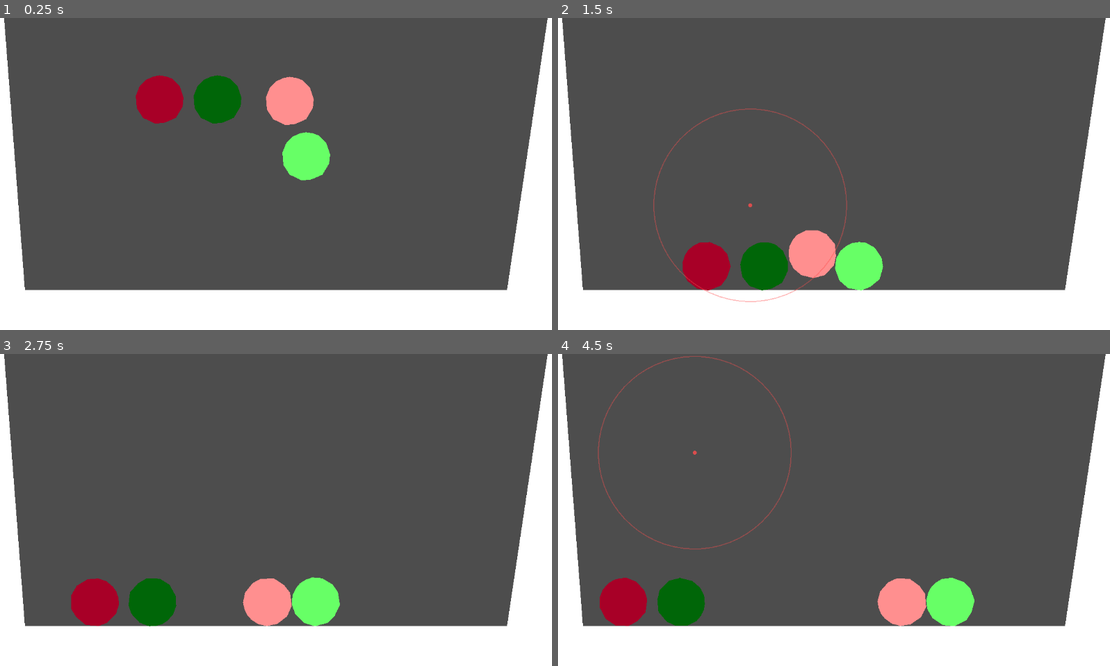
Above: before the commit, frames 1-4 (two rows, left to right).
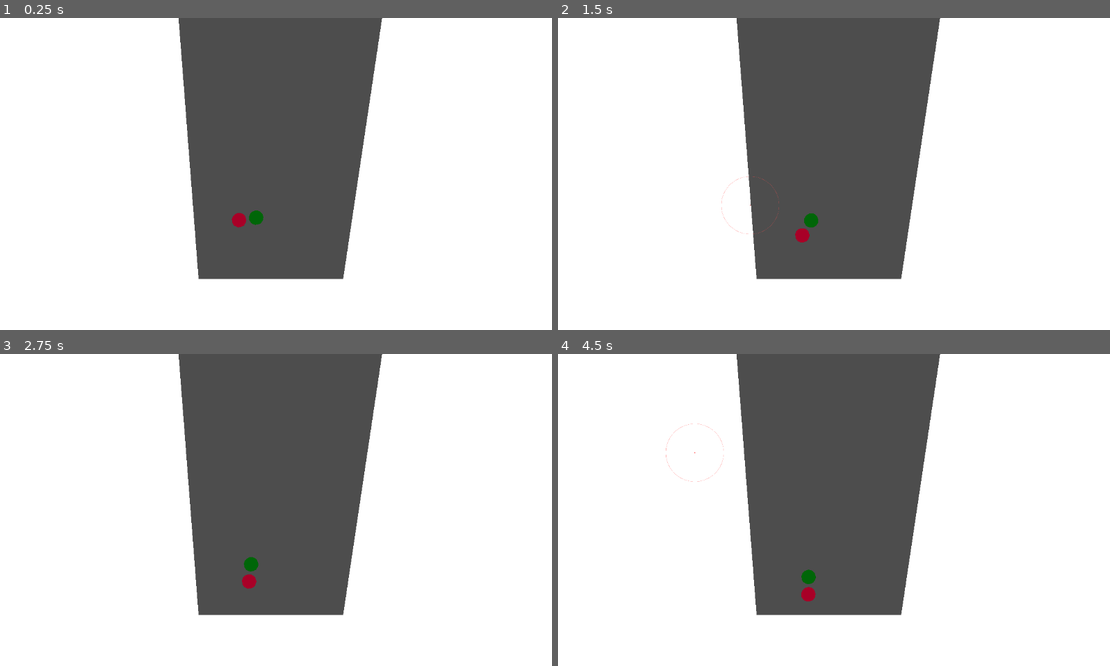
Above: after the commit, the same moments.

Repository: aeriab/testing-joints
Game: Godot game, scene res://game.tscn
Same seed, same stepped clock (60 frames per second), same inputs: the game is played once before the commit and once after it.
Inputs (mouse positions are in pixels of both pictures, inside the frame that each line leads up to):
- Up to frame 1 (0.25 s): no input
- Up to frame 2 (1.5 s): move the mouse to (955, 158) at 0.52 s; click (955, 158) at 0.6 s; drag from (723, 189) to (806, 236) at 1.27 s
- Up to frame 3 (2.75 s): move the mouse to (331, 441) at 2.02 s; click (331, 441) at 2.1 s
- Up to frame 4 (4.5 s): drag from (806, 572) to (668, 463) at 2.77 s; move the mouse to (999, 556) at 3.52 s; click (999, 556) at 3.6 s; drag from (668, 463) to (751, 432) at 4.27 s

The runs differ from the first frame. In frame 1, 58% of the frame differs, in the area x 0-100%, y 0-88%; in frame 2, 58%; in frame 3, 57%; in frame 4, 56%.

Commit message:
set sped limit which isnt absolute

Diff:
--- a/Ball.gd
+++ b/Ball.gd
@@ -1,2 +1,26 @@
 class_name Ball
 extends RigidBody2D
+
+@export var max_speed: float = 800.0
+@export var max_angular_speed: float = 800.0
+
+
+func _integrate_forces(state: PhysicsDirectBodyState2D) -> void:
+	# 1. Collect all forces: Gravity + any apply_force() calls from other scripts
+	# F = ma -> a = F/m. We add (Acceleration * delta) to velocity.
+	var total_force_accel = (state.total_gravity + (state.get_constant_force() / mass))
+	state.linear_velocity += total_force_accel * state.step
+
+	# 2. Manually apply Damping (Drag)
+	state.linear_velocity *= clamp(1.0 - state.step * linear_damp, 0, 1)
+	state.angular_velocity *= clamp(1.0 - state.step * angular_damp, 0, 1)
+
+	# 3. THE ABSOLUTE CLAMP
+	# By doing this LAST and without calling state.integrate_forces(),
+	# nothing can override this value before the physics step finishes.
+	state.linear_velocity = state.linear_velocity.limit_length(max_speed)
+	state.angular_velocity = clamp(state.angular_velocity, -max_angular_speed, max_angular_speed)
+
+	# 4. Clear the forces so they don't compound infinitely
+	state.set_constant_force(Vector2.ZERO)
+	state.set_constant_torque(0.0)
--- a/game.tscn
+++ b/game.tscn
@@ -4,6 +4,7 @@
 [ext_resource type="PackedScene" uid="uid://dllos1dw65cl7" path="res://ball.tscn" id="2_e2o6t"]
 [ext_resource type="Script" uid="uid://f6j5hbntab62" path="res://damped_spring_joint_2d.gd" id="3_7jktm"]
 [ext_resource type="Script" uid="uid://geihme4ku2yh" path="res://move_static_body_2d_2.gd" id="3_feb5d"]
+[ext_resource type="Script" uid="uid://bah8jc41ddcu4" path="res://Ball.gd" id="4_eow3j"]
 [ext_resource type="Script" uid="uid://d3tattyyqyiuy" path="res://magic_force.gd" id="4_fc0e3"]
 [ext_resource type="PackedScene" uid="uid://dxj85me75a643" path="res://rope_joint.tscn" id="4_ryrav"]
 
@@ -44,6 +45,8 @@
 polygon = PackedVector2Array(-150, 0, 0, 0, 3189, 0, 3189, 1851, -4639, 1766, -4647, 1)
 
 [node name="Camera2D" type="Camera2D" parent="." unique_id=475873295]
+position = Vector2(13, -485)
+zoom = Vector2(0.3, 0.3)
 
 [node name="SpawnRigidBodies" type="Node2D" parent="." unique_id=1480068635]
 process_mode = 4
@@ -51,9 +54,13 @@
 ball_scene = ExtResource("2_e2o6t")
 
 [node name="GroupWithJoint" type="Node2D" parent="." unique_id=358781970]
-position = Vector2(29, -180)
+process_mode = 4
+position = Vector2(3022, -651)
 
 [node name="RigidBody2D" type="RigidBody2D" parent="GroupWithJoint" unique_id=744953896 groups=["physics_bodies"]]
+script = ExtResource("4_eow3j")
+max_speed = 1.0
+max_angular_speed = 1.0
 
 [node name="CollisionShape2D" type="CollisionShape2D" parent="GroupWithJoint/RigidBody2D" unique_id=705562412]
 shape = SubResource("CircleShape2D_mwb40")
@@ -64,6 +71,9 @@
 
 [node name="RigidBody2D2" type="RigidBody2D" parent="GroupWithJoint" unique_id=248071308 groups=["physics_bodies"]]
 position = Vector2(34, 115)
+script = ExtResource("4_eow3j")
+max_speed = 1.0
+max_angular_speed = 1.0
 
 [node name="CollisionShape2D" type="CollisionShape2D" parent="GroupWithJoint/RigidBody2D2" unique_id=451153072]
 shape = SubResource("CircleShape2D_mwb40")
@@ -89,6 +99,10 @@
 position = Vector2(-241, -183)
 
 [node name="RigidBody2D" type="RigidBody2D" parent="GroupWithJoint2" unique_id=1688401346 groups=["physics_bodies"]]
+custom_integrator = true
+script = ExtResource("4_eow3j")
+max_speed = 100.0
+max_angular_speed = 100.0
 
 [node name="CollisionShape2D" type="CollisionShape2D" parent="GroupWithJoint2/RigidBody2D" unique_id=710636012]
 shape = SubResource("CircleShape2D_mwb40")
@@ -99,6 +113,10 @@
 
 [node name="RigidBody2D2" type="RigidBody2D" parent="GroupWithJoint2" unique_id=1559712613 groups=["physics_bodies"]]
 position = Vector2(120, 0)
+custom_integrator = true
+script = ExtResource("4_eow3j")
+max_speed = 1.0
+max_angular_speed = 1.0
 
 [node name="CollisionShape2D" type="CollisionShape2D" parent="GroupWithJoint2/RigidBody2D2" unique_id=1031523614]
 shape = SubResource("CircleShape2D_mwb40")
@@ -138,4 +156,4 @@
 
 [node name="MagicForce" type="Node2D" parent="." unique_id=1798878521]
 script = ExtResource("4_fc0e3")
-force_strength = 60000.0
+force_strength = 999999.0
--- /dev/null
+++ b/rope_with_spring_testing.tscn
@@ -0,0 +1,85 @@
+[gd_scene format=3 uid="uid://ccifp3c0x2s2y"]
+
+[ext_resource type="PackedScene" uid="uid://dxj85me75a643" path="res://rope_joint.tscn" id="1_2emv1"]
+[ext_resource type="Script" uid="uid://f6j5hbntab62" path="res://damped_spring_joint_2d.gd" id="2_s0apg"]
+[ext_resource type="Script" uid="uid://d3tattyyqyiuy" path="res://magic_force.gd" id="3_1fu6y"]
+
+[sub_resource type="WorldBoundaryShape2D" id="WorldBoundaryShape2D_ub10y"]
+
+[sub_resource type="CircleShape2D" id="CircleShape2D_8wj8s"]
+radius = 50.0
+
+[node name="RopeWithSpringTesting" type="Node2D" unique_id=196862000]
+
+[node name="StaticBody2D" type="StaticBody2D" parent="." unique_id=1730901707]
+position = Vector2(1, 102)
+
+[node name="CollisionShape2D" type="CollisionShape2D" parent="StaticBody2D" unique_id=1031783922]
+shape = SubResource("WorldBoundaryShape2D_ub10y")
+
+[node name="Polygon2D" type="Polygon2D" parent="StaticBody2D" unique_id=1717756784]
+polygon = PackedVector2Array(-150, 0, 0, 0, 3189, 0, 3189, 1851, -4639, 1766, -4647, 1)
+
+[node name="GroupWithJoint2" type="Node2D" parent="." unique_id=513464262]
+position = Vector2(0, 52)
+rotation = -1.5707964
+
+[node name="RigidBody2D" type="RigidBody2D" parent="GroupWithJoint2" unique_id=2086400407 groups=["physics_bodies"]]
+continuous_cd = 2
+
+[node name="CollisionShape2D" type="CollisionShape2D" parent="GroupWithJoint2/RigidBody2D" unique_id=1711699781]
+shape = SubResource("CircleShape2D_8wj8s")
+
+[node name="Polygon2D" type="Polygon2D" parent="GroupWithJoint2/RigidBody2D" unique_id=87518979]
+color = Color(0.65953535, 0, 0.15413767, 1)
+polygon = PackedVector2Array(0, -50, -12, -48, -28, -41, -41, -28, -49, -8, -47, 18, -34, 38, -9, 50, 11, 48, 34, 38, 48, 15, 50, -4, 42, -28, 27, -43, 14, -48)
+
+[node name="RigidBody2D2" type="RigidBody2D" parent="GroupWithJoint2" unique_id=1336906758 groups=["physics_bodies"]]
+position = Vector2(120, 0)
+continuous_cd = 2
+
+[node name="CollisionShape2D" type="CollisionShape2D" parent="GroupWithJoint2/RigidBody2D2" unique_id=1063456013]
+shape = SubResource("CircleShape2D_8wj8s")
+
+[node name="Polygon2D" type="Polygon2D" parent="GroupWithJoint2/RigidBody2D2" unique_id=244287365]
+color = Color(5.174056e-06, 0.40183163, 0.032646608, 1)
+polygon = PackedVector2Array(0, -50, -12, -48, -28, -41, -41, -28, -49, -8, -47, 18, -34, 38, -9, 50, 11, 48, 34, 38, 48, 15, 50, -4, 42, -28, 27, -43, 14, -48)
+
+[node name="RopeJoint" parent="GroupWithJoint2" unique_id=1324285322 node_paths=PackedStringArray("body1", "body2") instance=ExtResource("1_2emv1")]
+body1 = NodePath("../RigidBody2D")
+body2 = NodePath("../RigidBody2D2")
+max_distance = 120.0
+
+[node name="DampedSpringJoint2D" type="DampedSpringJoint2D" parent="GroupWithJoint2" unique_id=79540056]
+rotation = -1.5707964
+node_a = NodePath("../RigidBody2D")
+node_b = NodePath("../RigidBody2D2")
+bias = 0.9
+disable_collision = false
+length = 120.0
+stiffness = 64.0
+damping = 0.5
+script = ExtResource("2_s0apg")
+stiff_float = 500.0
+
+[node name="MagicForce" type="Node2D" parent="." unique_id=741465944]
+script = ExtResource("3_1fu6y")
+force_strength = 60000.0
+
+[node name="Camera2D" type="Camera2D" parent="." unique_id=386689480]
+
+[node name="StaticBody2D2" type="StaticBody2D" parent="." unique_id=94885239]
+
+[node name="CollisionPolygon2D" type="CollisionPolygon2D" parent="StaticBody2D2" unique_id=1593573355]
+polygon = PackedVector2Array(-23, 1, -47, 24, -56, 58, -32, 101, -49, 133, -138, 131, -143, -46)
+
+[node name="Polygon2D" type="Polygon2D" parent="StaticBody2D2" unique_id=1721465434]
+polygon = PackedVector2Array(-23, 1, -47, 24, -56, 58, -32, 101, -49, 133, -138, 131, -143, -46)
+
+[node name="StaticBody2D3" type="StaticBody2D" parent="." unique_id=1043847077]
+
+[node name="CollisionPolygon2D" type="CollisionPolygon2D" parent="StaticBody2D3" unique_id=1926629901]
+polygon = PackedVector2Array(17, 2, 39, 15, 57, 39, 50, 80, 32, 101, 6, 113, 87, 139, 176, 26, 118, -35)
+
+[node name="Polygon2D" type="Polygon2D" parent="StaticBody2D3" unique_id=441293279]
+polygon = PackedVector2Array(17, 2, 39, 15, 57, 39, 50, 80, 32, 101, 6, 113, 87, 139, 176, 26, 118, -35)
